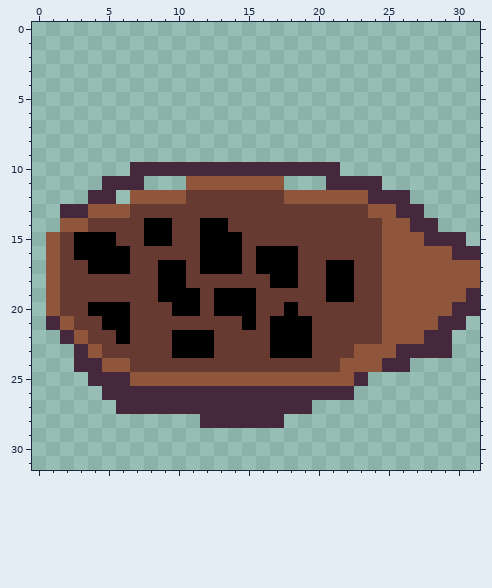
File history of a pixel-art sprite, gfx/commodities/cocoa.png. This is how it looked before the edit.
The file is 32x32 pixels.
Now the later version:
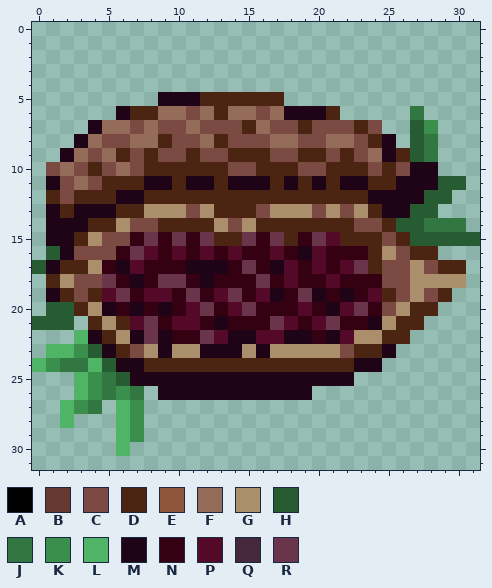
Palette (. is transparent): A #000000  B #663931  C #7b4b43  D #4b2412  E #8f563b  F #956c59  G #ab8e6c  H #275c32  J #327741  K #3b8f4d  L #4fb465  M #1f0316  N #350011  P #540929  Q #45283c  R #6a344b
Edits made:
@@ x 0..31 @@
  4 ................................
- 5 ................................
- 6 ................................
- 7 ................................
- 8 ................................
- 9 ................................
-10 .......QQQQQQQQQQQQQQQ..........
-11 .....QQQ...EEEEEEE...QQQQ.......
-12 ....QQ.EEEEBBBBBBBEEEEEEQQQ.....
-13 ..QQEEEBBBBBBBBBBBBBBBBBEEQQ....
-14 ..EEBBBBAABBAABBBBBBBBBBBEEQQ...
-15 .EBAAABBAABBAAABBBBBBBBBBEEEQQQ.
-16 .EBAAAABBBBBAAABAAABBBBBBEEEEEQQ
-17 .EBBAAABBAABAAABAAABBAABBEEEEEEE
-18 .EBBBBBBBAABBBBBBAABBAABBEEEEEEE
-19 .EBBBBBBBAAABAAABBBBBAABBEEEEEEQ
-20 .EBBAAABBBAABAAABBABBBBBBEEEEEQQ
-21 .QEBBAABBBBBBBBABAAABBBBBEEEEQQ.
-22 ..QEBBABBBAAABBBBAAABBBBBEEEQQ..
-23 ...QEBBBBBAAABBBBAAABBBEEEQQQQ..
-24 ...QQEEBBBBBBBBBBBBBBBEEEQQ.....
-25 ....QQQEEEEEEEEEEEEEEEEQ........
-26 .....QQQQQQQQQQQQQQQQQQ.........
-27 ......QQQQQQQQQQQQQQ............
-28 ............QQQQQQ..............
-29 ................................
-30 ................................
+ 5 .........MMMDDDDDD..............
+ 6 ......MDDFFCFDFFCFMMMD.....J....
+ 7 ....MFFCFCCFCCCDFCCDCCCDC..HK...
+ 8 ...MFCCFFDCCFDCCCFFCCFFCDM.HJ...
+ 9 ..MFCFDCDCCDCCDDDCCDDCDCFMDHJ...
+10 .CFCDCFCDDDDDDCCDDDCCDDDCDCMM...
+11 .MCFCDDDMMDMMDMMMDMDMDMMDDMMMHH.
+12 .DCDDDMMDDDDDDDDDDDDDDDDMMMMHH..
+13 .MDMMMDDGGGCGDDDCGGGCGCGDMMHH...
+14 .MMMDDGCCDDDDGCGDDDDDDDCCDHHJJJ.
+15 .MMDGCCNRNRNRDDRNRDNRPDDDCDHHHHH
+16 .HMCCCNRPNPNPNPNNPNMPNNNDGCDD...
+17 HMDDGNMPNNNMMMNRNMPNPNPRDCCGCDD.
+18 .DGCCRNMNRRNMNNNRNPNNPNNNCCGGGG.
+19 .MDCDPRNPPNRNPRNPMNRMNMNPDCGCD..
+20 .HHDGMNMNMNPRNPRNNNPNMPRNCGDD...
+21 HHH.DGDPRNPPNMNNNRPNPRNNMGDD....
+22 ...LMDGMRMNNRPMMPPMMNMPGGDD.....
+23 .LLKHMDCGMGGMMMGMGGGGGCDDM......
+24 LKJJLHMMDDDDDDDDDDDDDDDMM.......
+25 ...LKJHMMMMMMMMMMMMMMMM.........
+26 ...LKJKJ.MMMMMMMMMMM............
+27 ..LKJ.LK........................
+28 ..L...LK........................
+29 ......LK........................
+30 ......L.........................
 31 ................................
